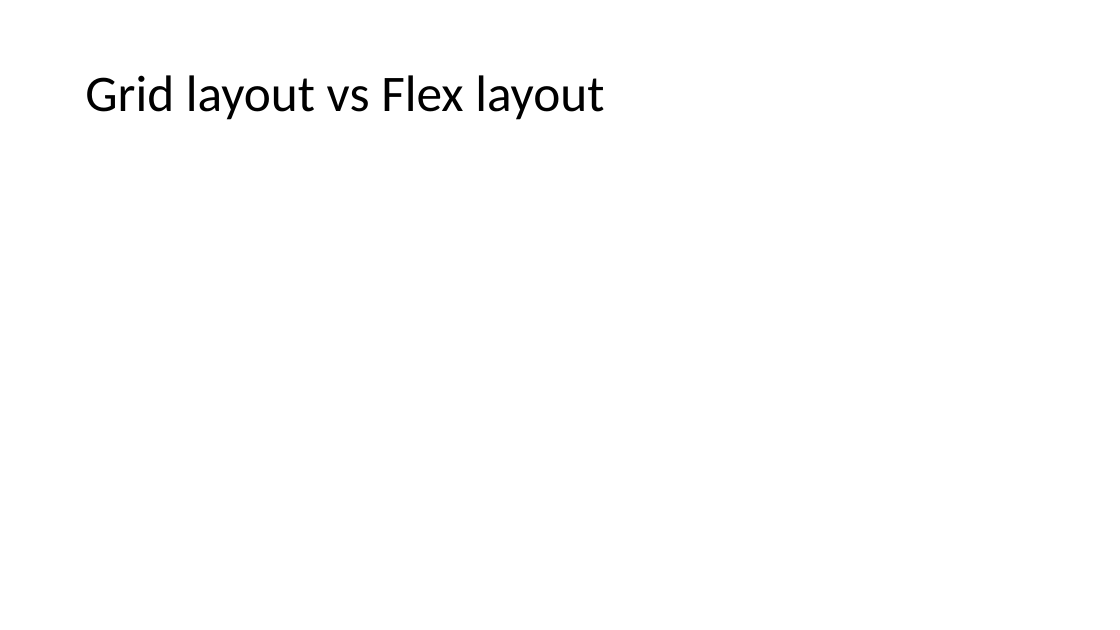
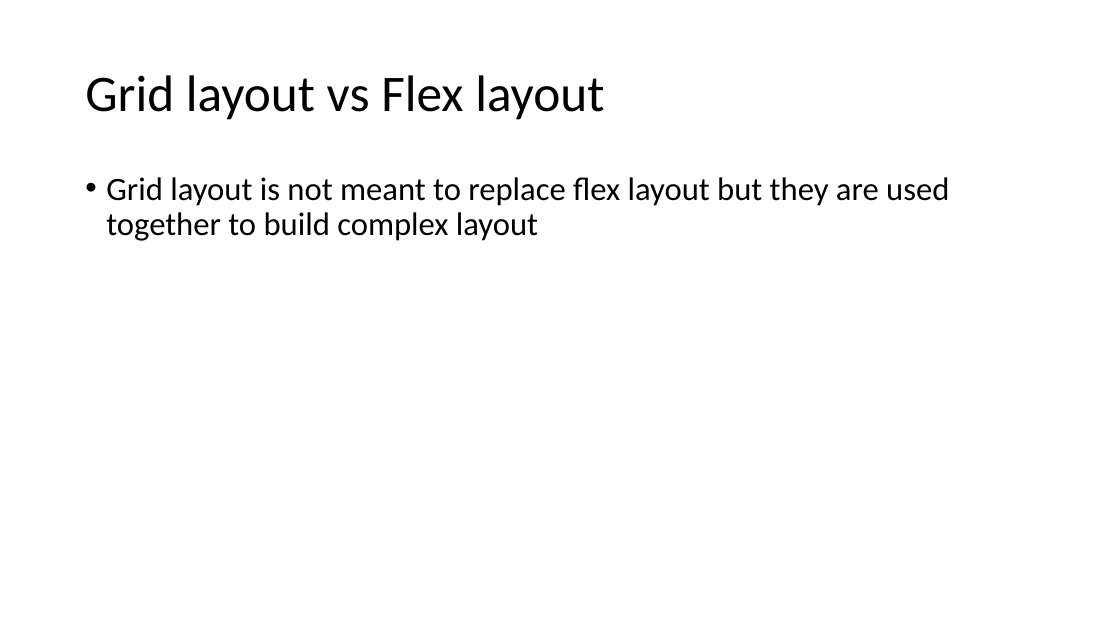
Before and after one commit to christopher-adolphe/css-grid-layout, a slide deck: slide 4 of resources/css-grid-layout.pptx. Drawn at 1120x630 pixels with LibreOffice and Linux fonts; fonts in the diff are those of the drawing. Boxes give left, top, right and bottom in pixels: in the first picture for what was removed or moved away, otherwise in the second. Text is boxed around its words. In the diff, an @@ line names an element or a change of style, - is before the commit and + after.

```diff
--- a/resources/css-grid-layout.pptx
+++ b/resources/css-grid-layout.pptx
@@ text added at [106, 177, 949, 241], 28 pt, text #000000 @@
+• Grid layout is not meant to replace flex layout but they are used together to build complex layout
```
Also in this commit, not shown: 1 slide added, 1 slide removed.
